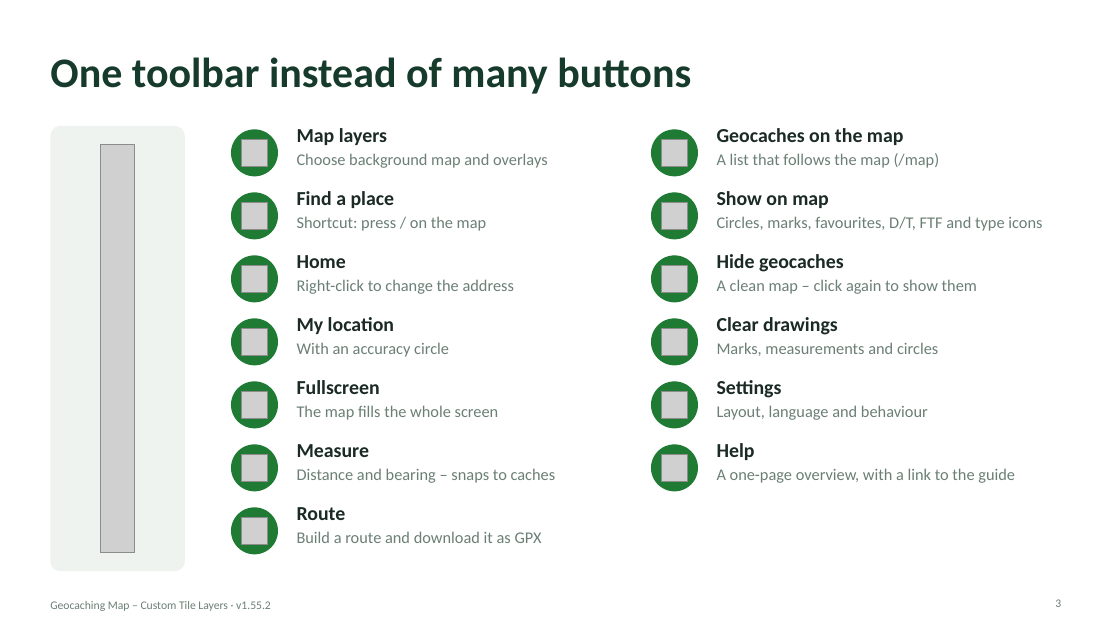
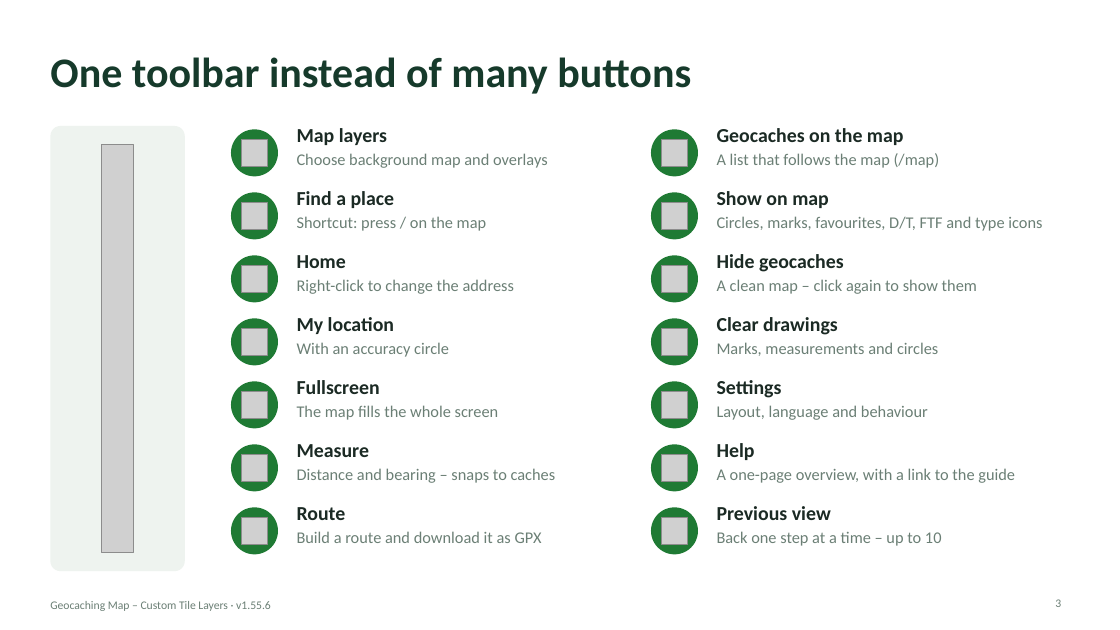
Before and after one commit to knutos/custom-tiles, a slide deck: slide 3 of docs/Geocaching-Map-Custom-Tile-Layers-Presentation.pptx. Drawn at 1120x630 pixels with LibreOffice and Linux fonts; fonts in the diff are those of the drawing; grey boxes stand for pictures. Boxes give left, top, right and bottom in pixels: in the first picture for what was removed or moved away, otherwise in the second. Text is boxed around its words. In the diff, an @@ line names an element or a change of style, - is before the commit and + after.

Commit message:
1.55.6 – Previous view button: back one step at a time to where you were on the map, up to 10 steps; guides and presentations updated

```diff
--- a/docs/Geocaching-Map-Custom-Tile-Layers-Presentation.pptx
+++ b/docs/Geocaching-Map-Custom-Tile-Layers-Presentation.pptx
@@ ellipse added at (651,507,698,555), fill #1F7A34 @@
@@ text added at (717,506,942,546), 14 pt, text #6B7F75 @@
+Previous view
+Back one step at a time – up to 10
@@ picture added at (661,518,687,544) @@
@@ text at (50,601,271,611): text changed @@
-Geocaching Map – Custom Tile Layers · v1.55.2
+Geocaching Map – Custom Tile Layers · v1.55.6
```
Also in this commit, not shown: 16 other slides changed, 9 other files.
